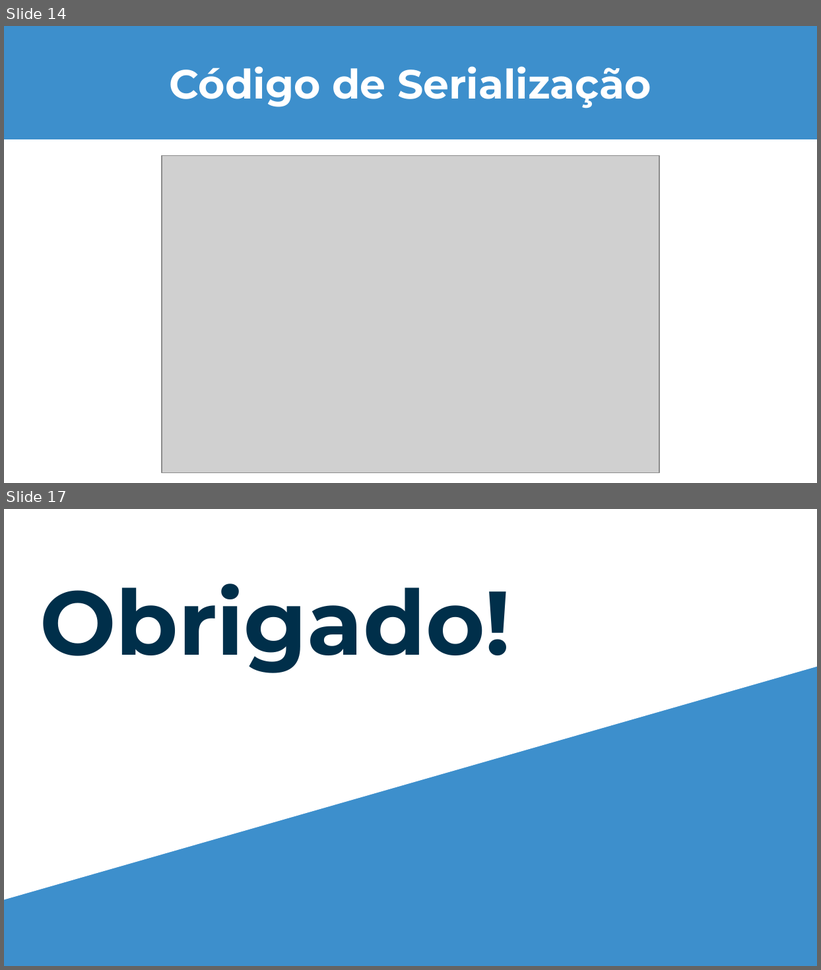
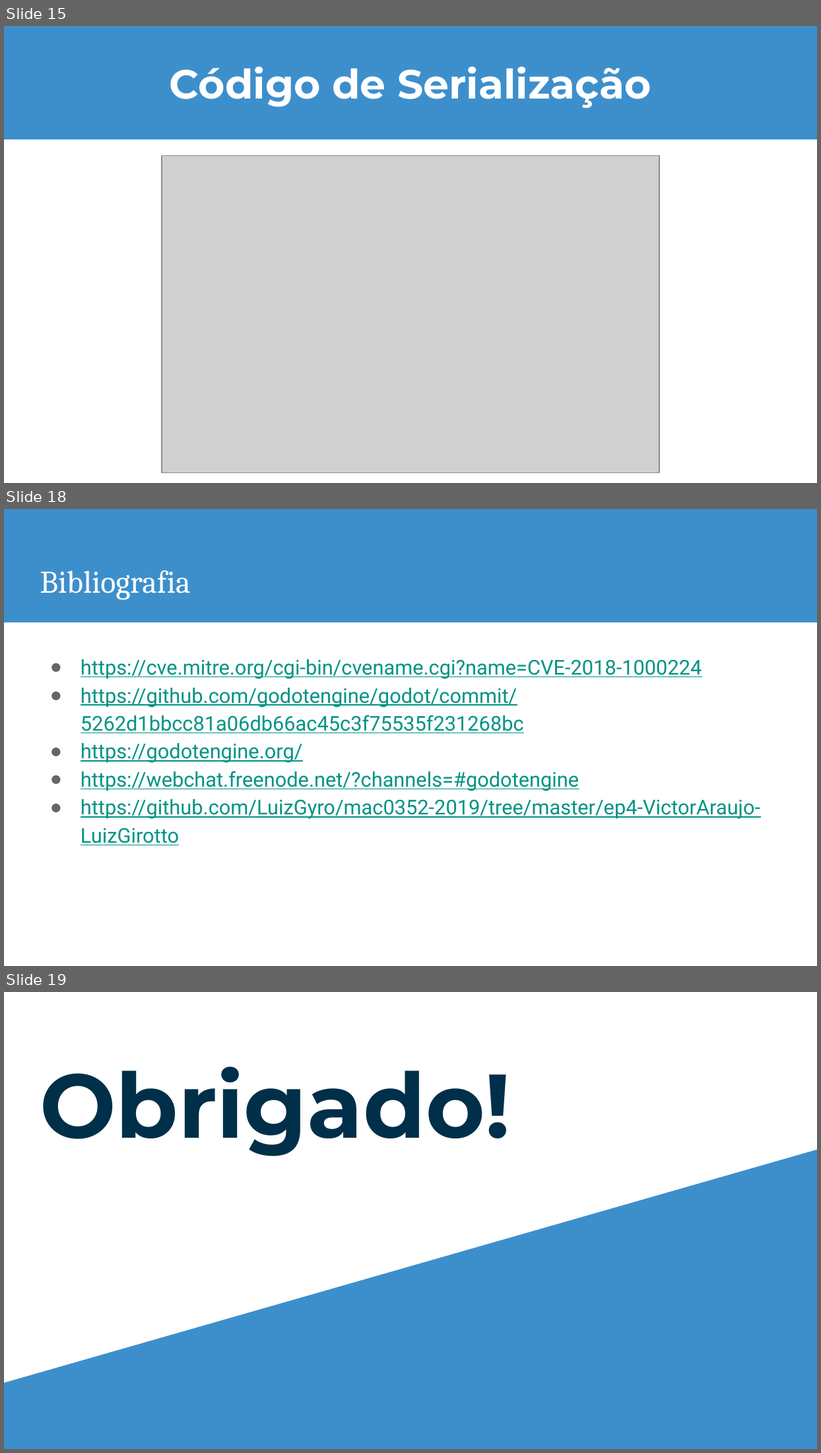
Before and after one commit to LuizGyro/mac0352-2019, a slide deck: ep4-VictorAraujo-LuizGirotto/Apresentação_ EP4 (MAC0352).pptx. Shown one above the other, each under a label of ours: slides 14 and 17 before the commit, slides 15, 18 and 19 after it; the slides between them are not shown. The pictures are 821x970 and 821x1453 pixels, drawn with LibreOffice and Linux fonts; fonts in the diff are those of the drawing; grey boxes stand for pictures. Boxes give left, top, right and bottom in pixels: in the first picture for what was removed or moved away, otherwise in the second. Text is boxed around its words. In the diff, an @@ line names an element or a change of style, - is before the commit and + after.

```diff
--- a/ep4-VictorAraujo-LuizGirotto/Apresentação_ EP4 (MAC0352).pptx
+++ b/ep4-VictorAraujo-LuizGirotto/Apresentação_ EP4 (MAC0352).pptx
@@ slide 18 added at <box>4,509,817,966</box>, background #FFFFFF; not listed: 1 template element that a slide beside it also shows @@
@@ title added at <box>40,570,190,599</box>, 28 pt, text #FFFFFF @@
+Bibliografia
@@ text added at <box>81,659,760,846</box>, 18 pt, text #009384, underline @@
+● https://cve.mitre.org/cgi-bin/cvename.cgi?name=CVE-2018-1000224
+● https://github.com/godotengine/godot/commit/5262d1bbcc81a06db66ac45c3f75535f231268bc
+● https://godotengine.org/
+● https://webchat.freenode.net/?channels=#godotengine
+● https://github.com/LuizGyro/mac0352-2019/tree/master/ep4-VictorAraujo-LuizGirotto
@@ what was slide 14 is now slide 15 @@
@@ what was slide 17 is now slide 19 @@
```
Also in this commit, not shown: 9 slides changed, 1 other slide added, 1 other file.
